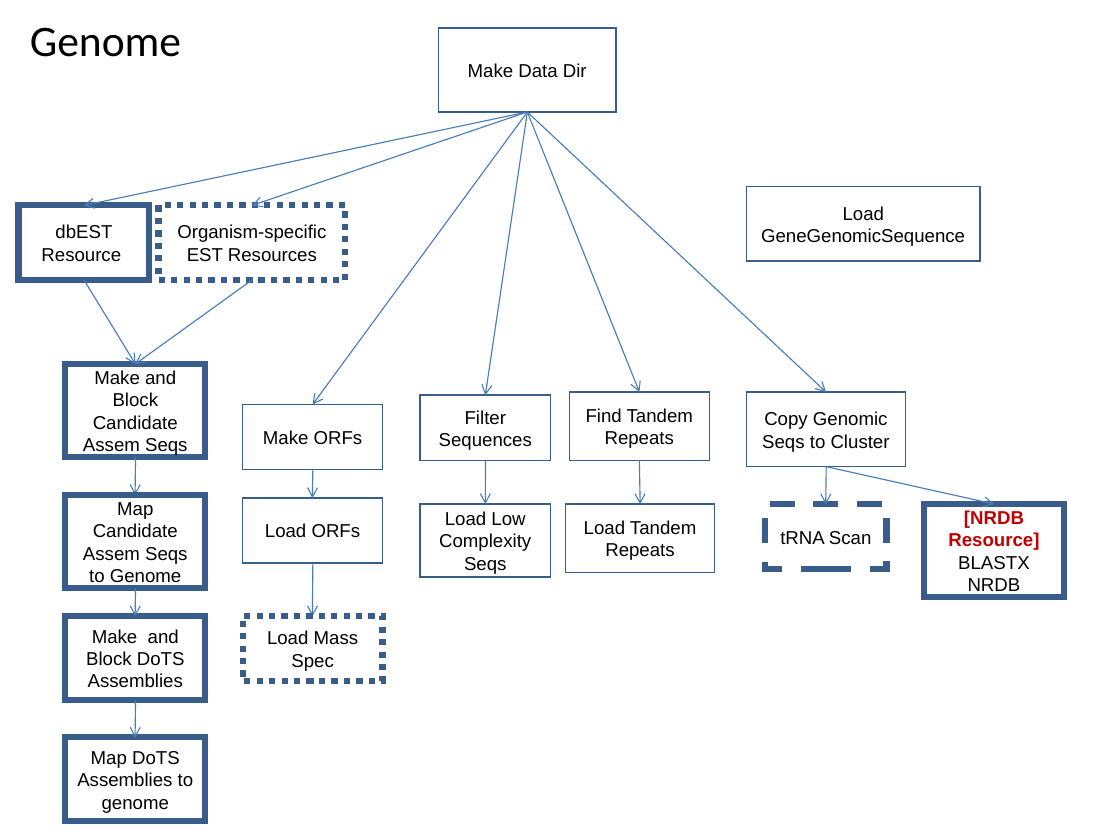
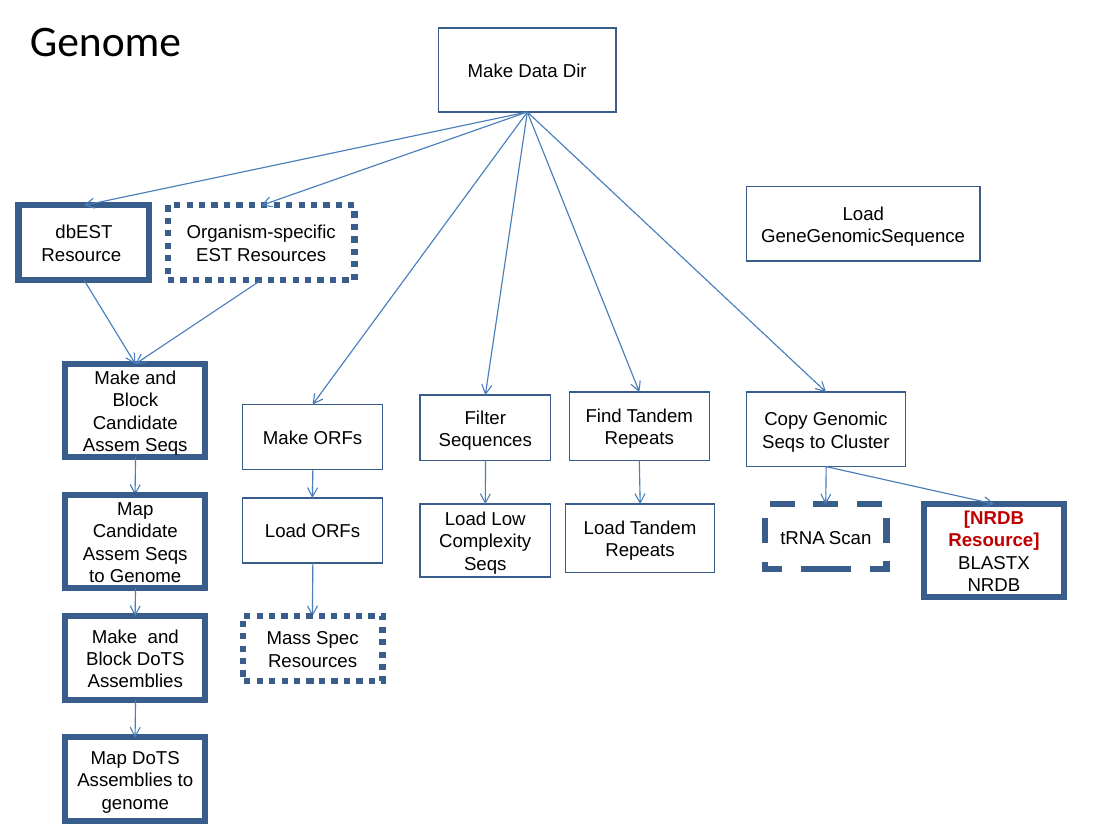
Before and after one commit to VEuPathDB/ApiCommonWorkflow, a slide deck: slide 8 of Main/doc/IntegratedWorkflow.ppt. Drawn at 1120x840 pixels with LibreOffice and Linux fonts; fonts in the diff are those of the drawing. Boxes give left, top, right and bottom in pixels: in the first picture for what was removed or moved away, otherwise in the second. Text is boxed around its words. In the diff, an @@ line names an element or a change of style, - is before the commit and + after.

```diff
--- a/Main/doc/IntegratedWorkflow.ppt
+++ b/Main/doc/IntegratedWorkflow.ppt
@@ arrow moved from (528, 112) - (252, 205) to (528, 112) - (261, 205) @@
@@ rectangle "Organism-specific EST Resources": place and size @@
-rectangle "Organism-specific EST Resources" at [159,205,346,280]
+rectangle "Organism-specific EST Resources" at [168,205,355,280]
@@ arrow moved from (252, 280) - (136, 364) to (261, 280) - (136, 364) @@
@@ text in rectangle at [267,631,358,668]: text changed @@
-Load Mass Spec
+Mass Spec
+Resources
```
Also in this commit, not shown: 11 other slides changed, 3 slides added, 2 slides removed.
